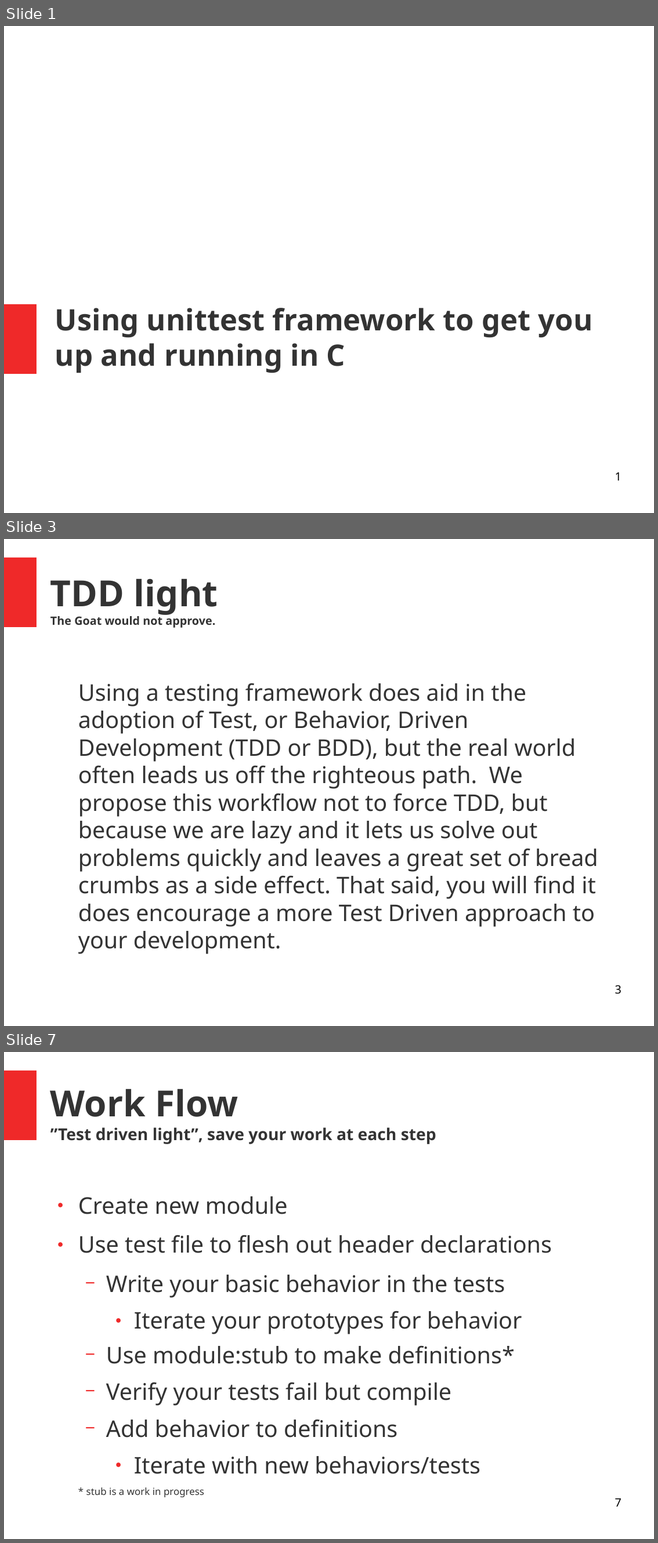
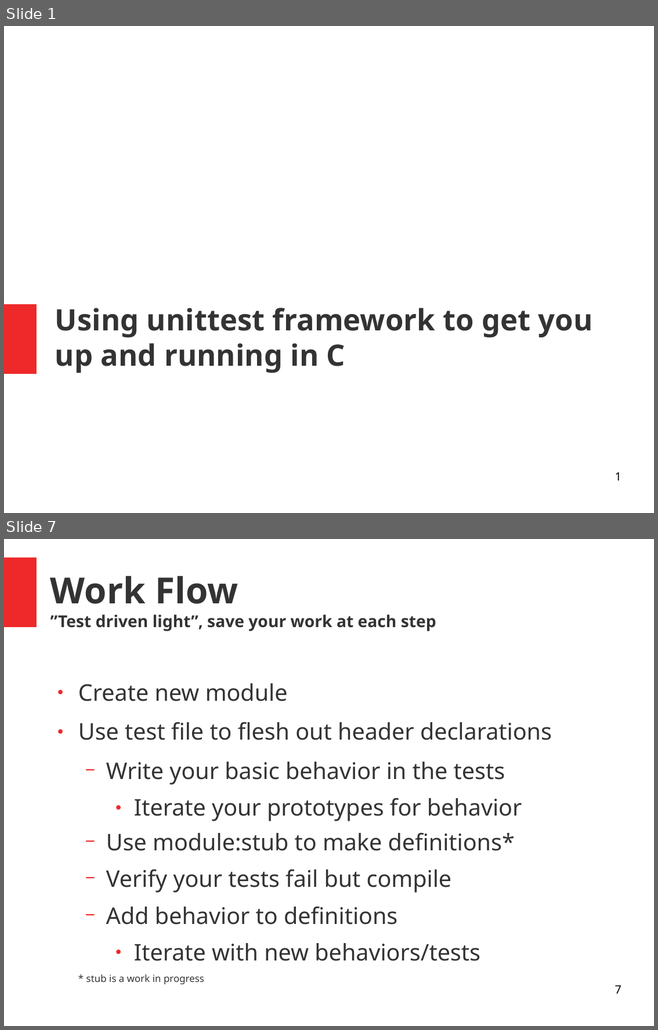
Before and after one commit to bd2357/ceedling_talk, a slide deck: ceedling_talk.odp. Shown one above the other, each under a label of ours: slides 1, 3 and 7 before the commit, slides 1 and 7 after it; the slides between them are not shown. The pictures are 658x1543 and 658x1030 pixels, drawn with LibreOffice and Linux fonts; fonts in the diff are those of the drawing. Boxes give left, top, right and bottom in pixels: in the first picture for what was removed or moved away, otherwise in the second. Text is boxed around its words. In the diff, an @@ line names an element or a change of style, - is before the commit and + after.

```diff
--- a/ceedling_talk.odp
+++ b/ceedling_talk.odp
@@ slide 3 removed at <box>4,539,654,1026</box>, background #FFFFFF; not listed: 1 template element that a slide beside it also shows @@
@@ title removed at <box>50,579,218,628</box> @@
-TDD light
-The Goat would not approve.
@@ text removed at <box>78,683,598,954</box> @@
-Using a testing framework does aid in the adoption of Test, or Behavior, Driven Development (TDD or BDD), but the real world often leads us off the righteous path. We propose this workflow not to force TDD, but because we are lazy and it lets us solve out problems quickly and leaves a great set of bread crumbs as a side effect. That said, you will find it does encourage a more Test Driven approach to your development.
@@ page number removed at <box>615,985,621,994</box> @@
-3
```
Also in this commit, not shown: 4 slides changed, 6 slides added, 1 other slide removed, 6 other files.
